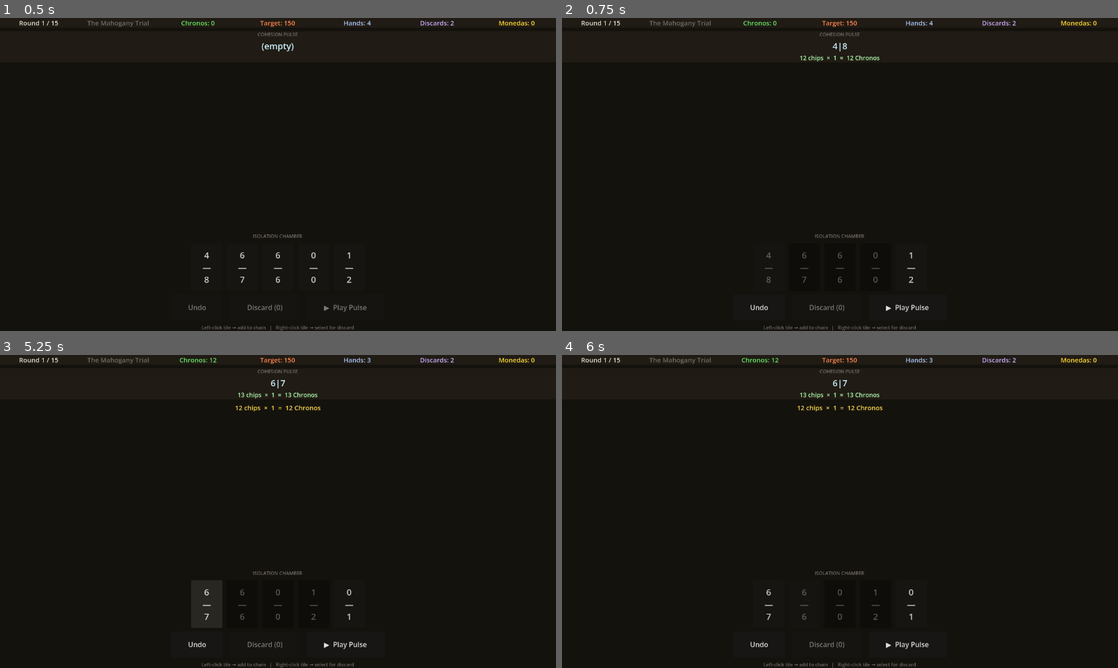
Above: before the commit, frames 1-4 (two rows, left to right).
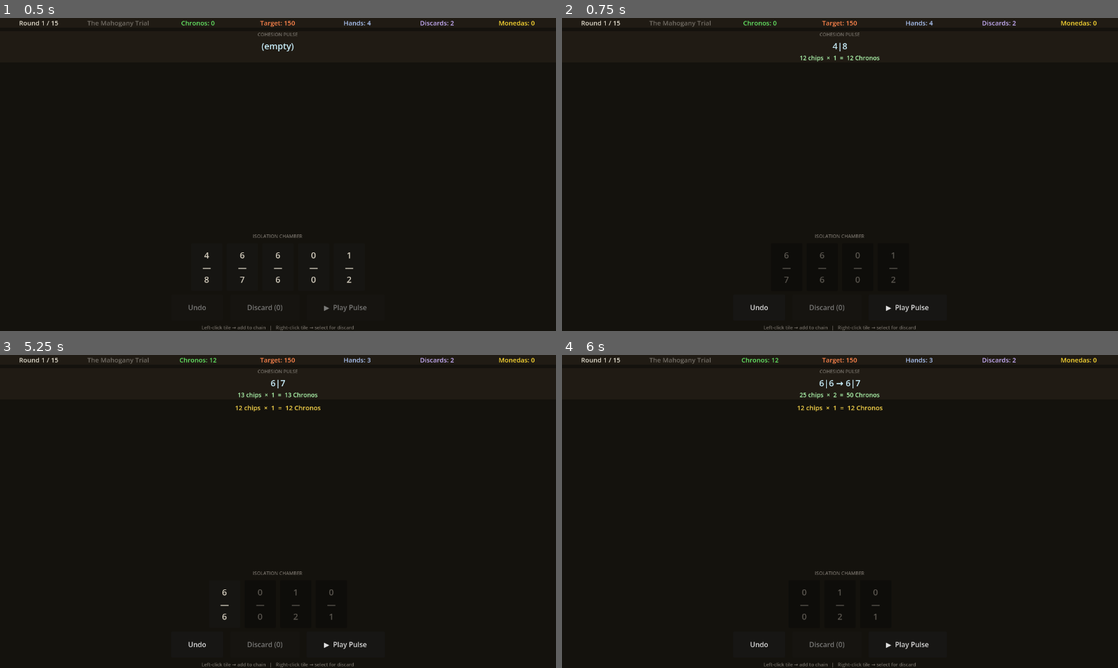
Above: after the commit, the same moments.

Repository: miguelgdoval/domination-godot
Game: Godot game, scene res://scenes/main.tscn
Two runs of this game, one before a commit and one after it. Both use one fixed random seed, a clock stepped at 60 frames per second and the inputs below.
Inputs:
- Up to frame 1 (0.5 s): no input
- Up to frame 2 (0.75 s): click "4 — 8" at 0.5 s
- Up to frame 3 (5.25 s): click "6 — 7" at 1.25 s; click "6 — 6" at 2 s; click "0 — 0" at 2.75 s; click "1 — 2" at 3.5 s; click "▶ Play Pulse" at 4.25 s; click "6 — 7" at 5 s
- Up to frame 4 (6 s): click "6 — 6" at 5.75 s

Frame 1 is identical in both runs. In frame 2, 0.2% of the frame differs, in the area x 36-64%, y 74-85%; in frame 3, 0.2%; in frame 4, 0.2%.

Commit message:
Fix tile not disappearing from hand after chain add
try_add_to_chain emitted chain_changed but not hand_changed, so
_rebuild_hand() was never called and the tile button persisted.
Added hand_changed.emit() after the tile is removed from hand.

Co-Authored-By: Claude Sonnet 4.6 <noreply@anthropic.com>

Diff:
--- a/scripts/round_manager.gd
+++ b/scripts/round_manager.gd
@@ -67,6 +67,7 @@
 	hand.remove_at(hand_index)
 	current_chain.add(domino)
 	chain_changed.emit()
+	hand_changed.emit()
 	return true
 
 ## Return the most recently placed tile from the chain back to the hand.
